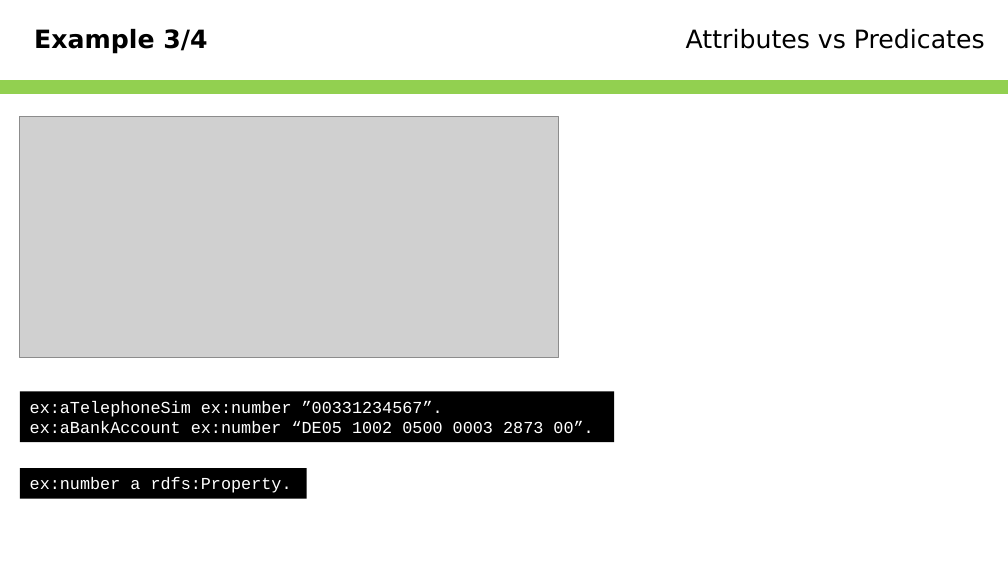
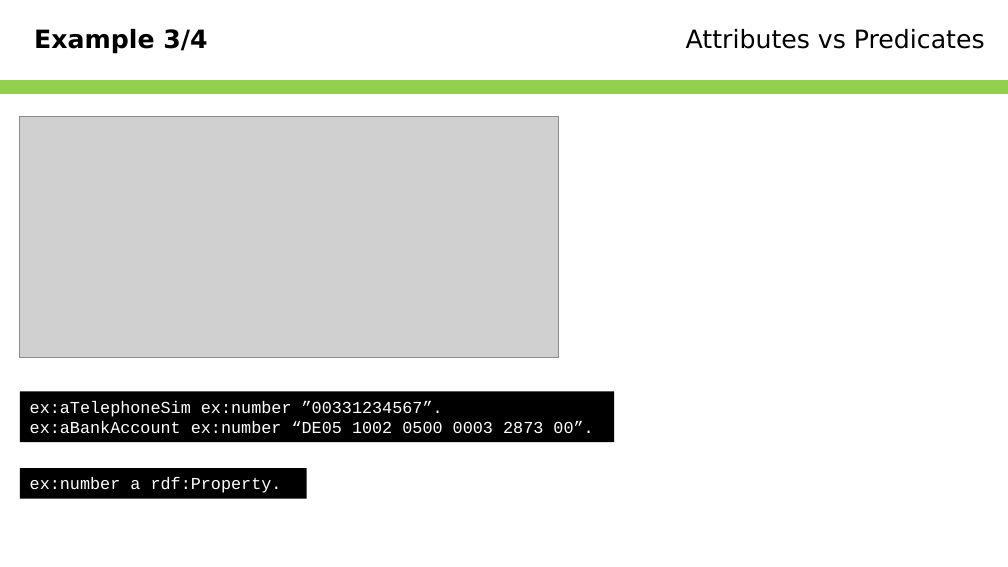
Before and after one commit to Geonovum/NEN3610-Linkeddata, a slide deck: slide 32 of Presentations/NEN3610-LD and ISO19103.pptx. Drawn at 1008x567 pixels with LibreOffice and Linux fonts; fonts in the diff are those of the drawing; grey boxes stand for pictures; background and template pictures are left out. Boxes give left, top, right and bottom in pixels: in the first picture for what was removed or moved away, otherwise in the second. Text is boxed around its words. In the diff, an @@ line names an element or a change of style, - is before the commit and + after.

Commit message:
Fixed typo

```diff
--- a/Presentations/NEN3610-LD and ISO19103.pptx
+++ b/Presentations/NEN3610-LD and ISO19103.pptx
@@ text in rectangle at (30, 477, 282, 493): text changed @@
-ex:number a rdfs:Property.
+ex:number a rdf:Property.
```
Also in this commit, not shown: 2 other slides changed.
